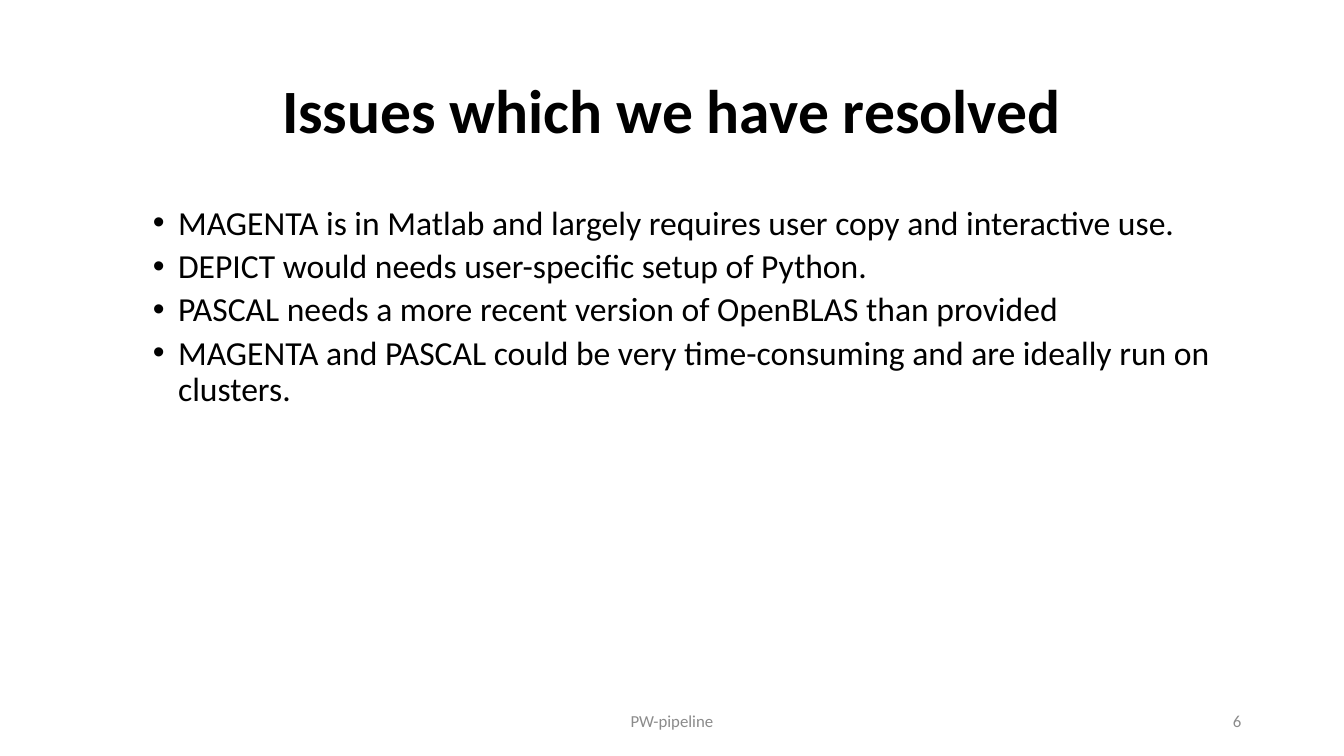
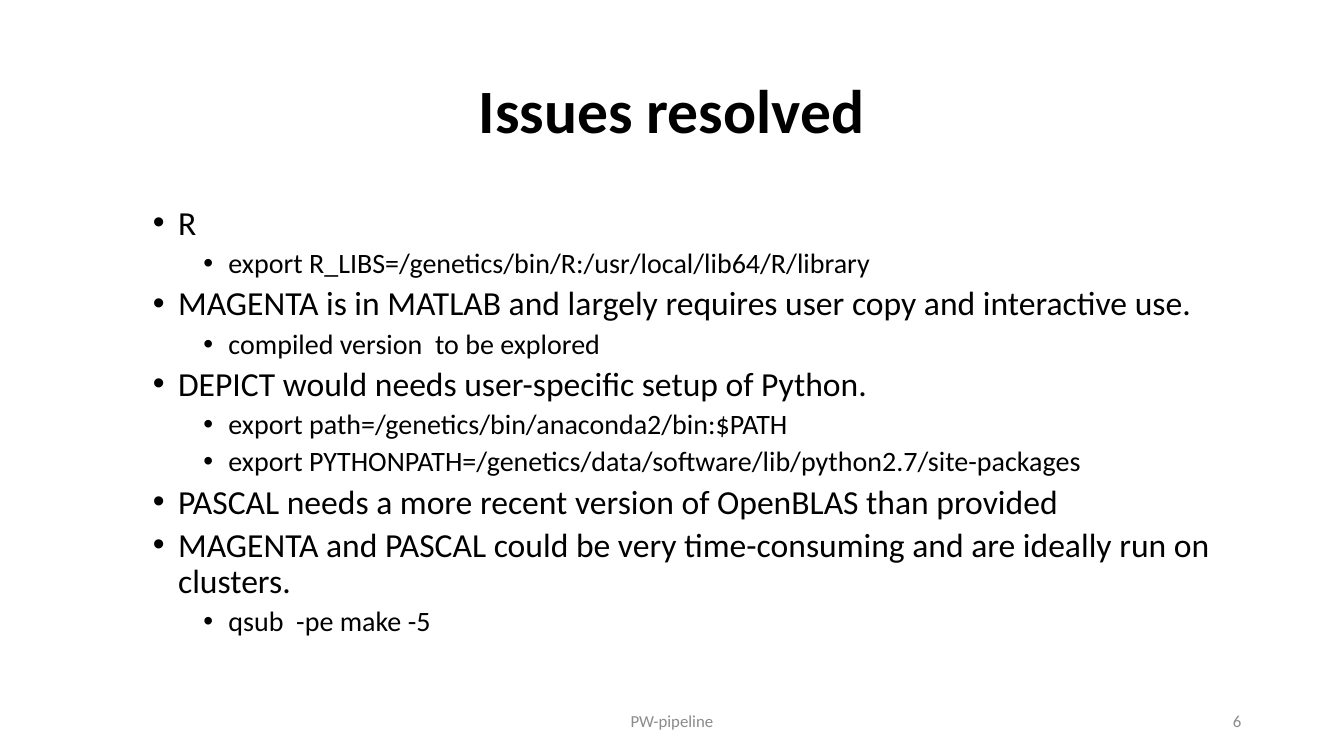
Before and after one commit to jinghuazhao/PW-pipeline, a slide deck: slide 6 of README.pptx. Drawn at 1344x756 pixels with LibreOffice and Linux fonts; fonts in the diff are those of the drawing. Boxes give left, top, right and bottom in pixels: in the first picture for what was removed or moved away, otherwise in the second. Text is boxed around its words. In the diff, an @@ line names an element or a change of style, - is before the commit and + after.

```diff
--- a/README.pptx
+++ b/README.pptx
@@ title at (479, 89, 864, 134): text changed @@
-Issues which we have resolved
+Issues resolved
@@ text at (178, 213, 1191, 359): text changed; size 24 to 20 pt @@
-  • MAGENTA is in Matlab and largely requires user copy and interactive use.
+  • R
+    • export R_LIBS=/genetics/bin/R:/usr/local/lib64/R/library
+  • MAGENTA is in MATLAB and largely requires user copy and interactive use.
+    • compiled version to be explored
@@ text at (228, 414, 1080, 476): paragraphs added @@
+    • export path=/genetics/bin/anaconda2/bin:$PATH
+    • export PYTHONPATH=/genetics/data/software/lib/python2.7/site-packages
@@ text at (228, 611, 431, 636): paragraph added @@
+    • qsub -pe make -5
```
Also in this commit, not shown: 1 other slide changed.
